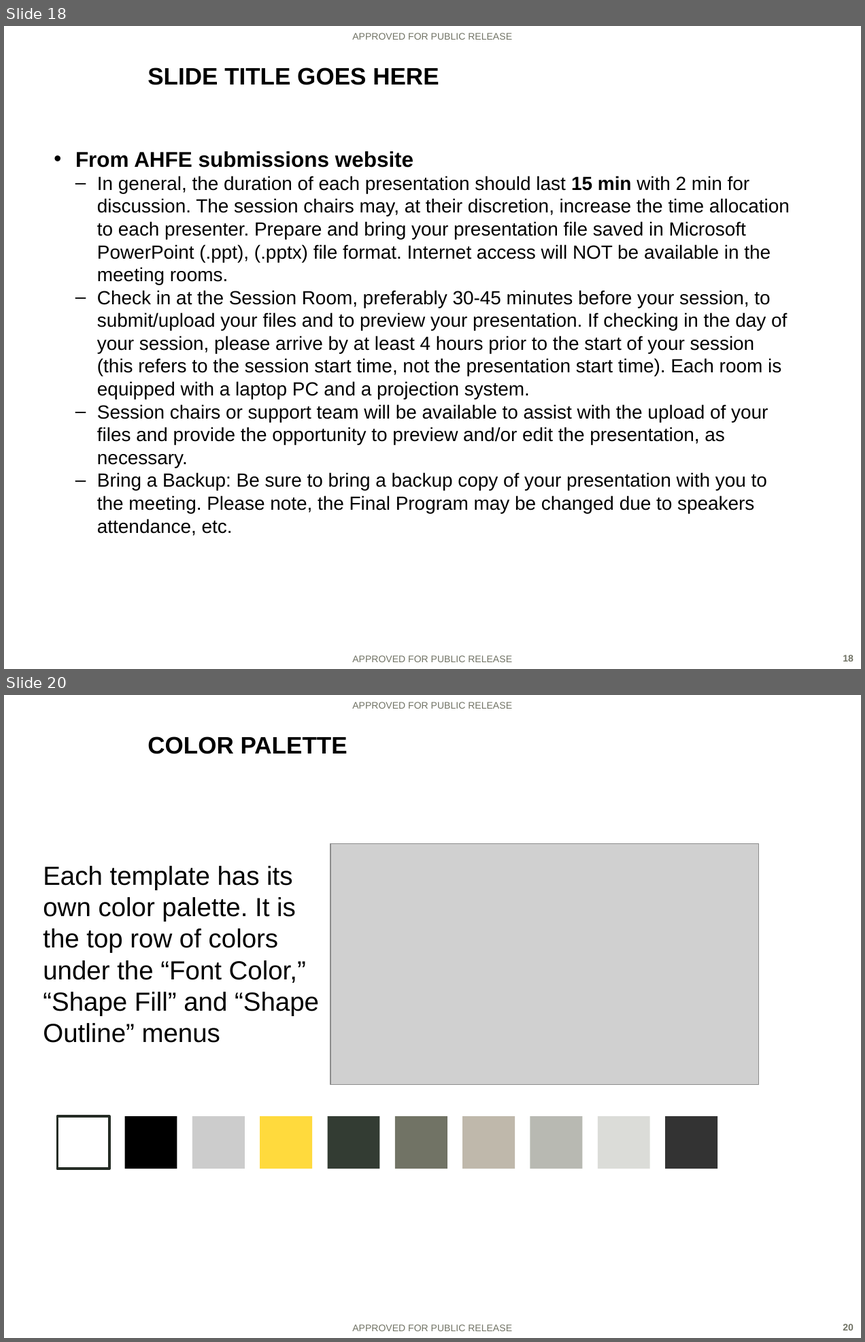
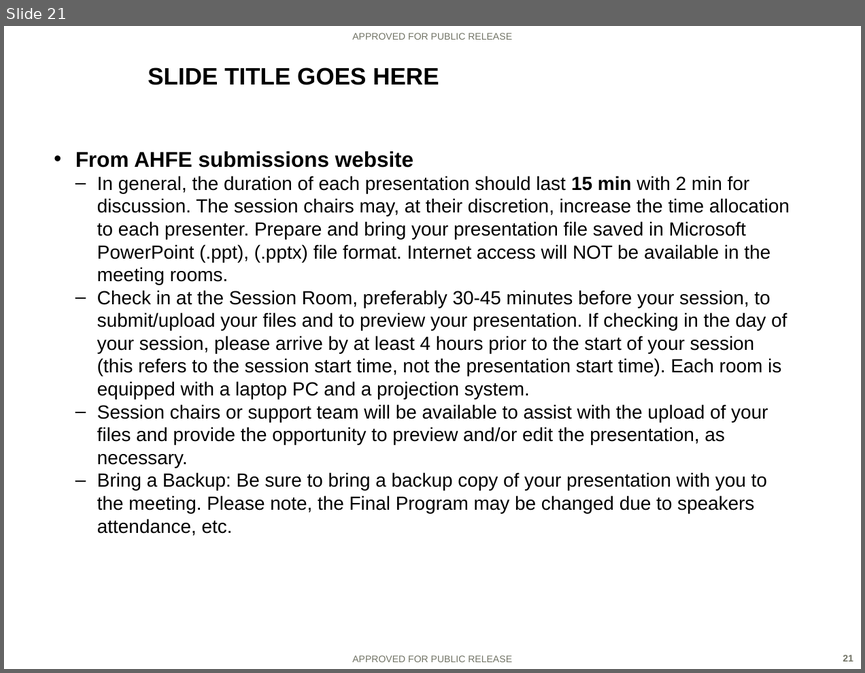
Before and after one commit to ezaroukian/ELICIT-2, a slide deck: analysis/Zaroukian-AHFE-presentation.PPTX. Shown one above the other, each under a label of ours: slides 18 and 20 before the commit, slide 21 after it; the slides between them are not shown. The pictures are 865x1342 and 865x673 pixels, drawn with LibreOffice and Linux fonts; fonts in the diff are those of the drawing; grey boxes stand for pictures; background and template pictures are left out. Boxes give left, top, right and bottom in pixels: in the first picture for what was removed or moved away, otherwise in the second. Text is boxed around its words. In the diff, an @@ line names an element or a change of style, - is before the commit and + after.

```diff
--- a/analysis/Zaroukian-AHFE-presentation.PPTX
+++ b/analysis/Zaroukian-AHFE-presentation.PPTX
@@ slide 20 removed at (x1=4, y1=695, x2=861, y2=1338), background picture (left out); not listed: 3 template elements that a slide beside it also shows @@
@@ title removed at (x1=147, y1=736, x2=347, y2=754) @@
-COLOR PALETTE
@@ picture removed at (x1=330, y1=844, x2=758, y2=1085) @@
@@ text removed at (x1=43, y1=866, x2=319, y2=1042) @@
-Each template has its own color palette. It is the top row of colors under the “Font Color,” “Shape Fill” and “Shape Outline” menus
@@ rectangle removed at (x1=57, y1=1116, x2=109, y2=1168) @@
@@ rectangle removed at (x1=125, y1=1116, x2=177, y2=1168) @@
@@ rectangle removed at (x1=192, y1=1116, x2=245, y2=1168) @@
@@ rectangle removed at (x1=260, y1=1116, x2=313, y2=1168) @@
@@ rectangle removed at (x1=327, y1=1116, x2=379, y2=1168) @@
@@ rectangle removed at (x1=395, y1=1116, x2=447, y2=1168) @@
@@ rectangle removed at (x1=462, y1=1116, x2=515, y2=1168) @@
@@ rectangle removed at (x1=530, y1=1116, x2=582, y2=1168) @@
@@ rectangle removed at (x1=598, y1=1116, x2=650, y2=1168) @@
@@ rectangle removed at (x1=666, y1=1116, x2=718, y2=1168) @@
@@ what was slide 18 is now slide 21 @@
@@ page number at (x1=842, y1=654, x2=853, y2=661): text changed @@
-18
+21
```
Also in this commit, not shown: 5 slides changed, 5 slides added, 3 other slides removed, 3 other files.
